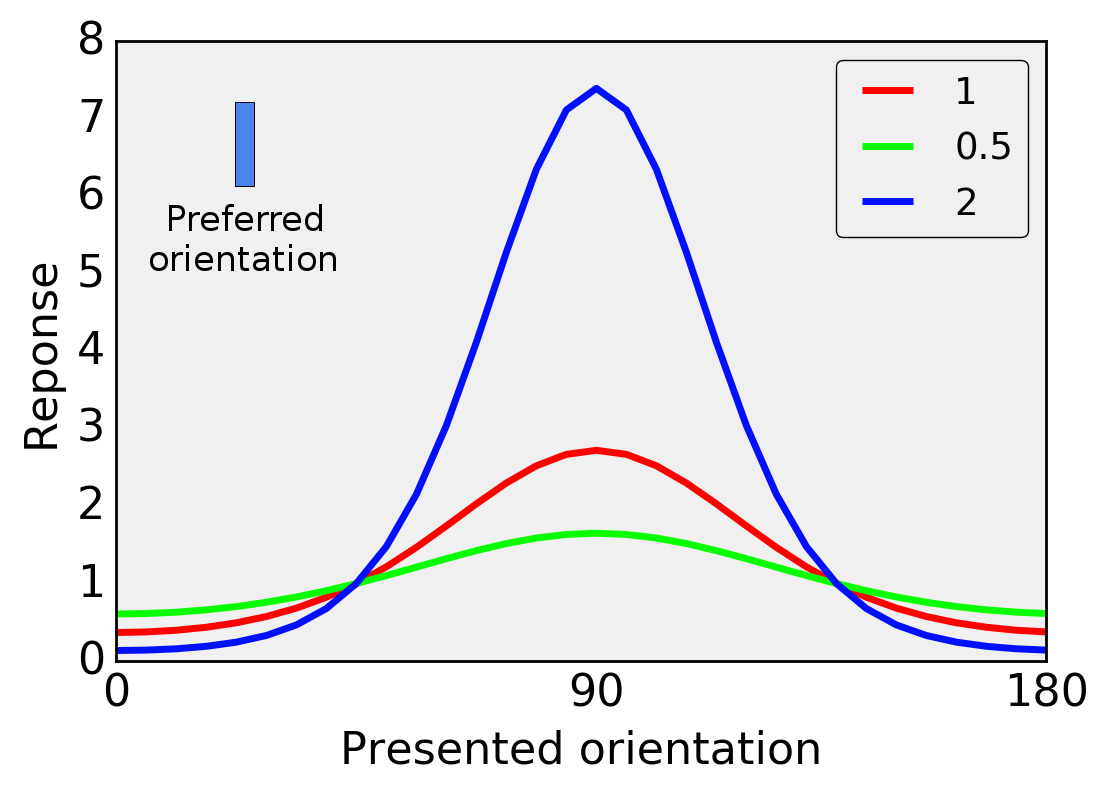
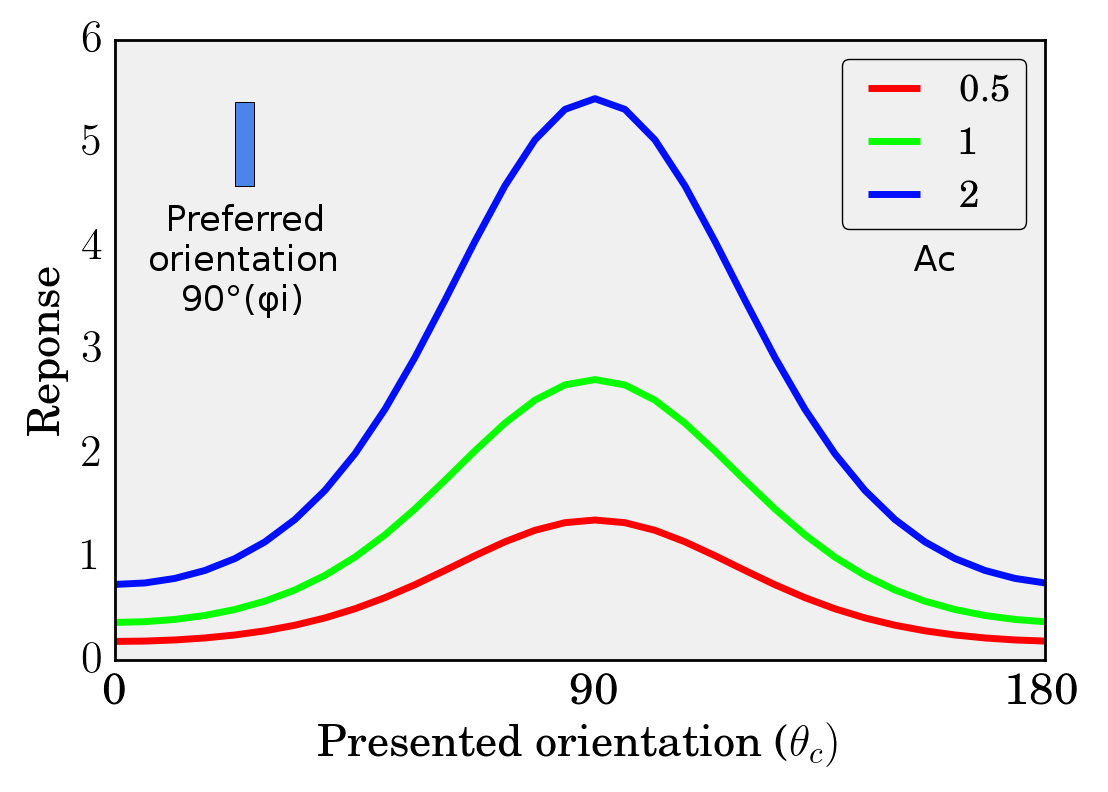
Two versions of the same layered image (1108px x 792px). Layer-by-layer changes:
painted on "Preferred ..." over [183, 284, 301, 318]
added layer "Ac" above "misesNumberA.png" over [914, 245, 954, 271]
showed "misesNumberA.png", painted on it over [24, 20, 1086, 767]
hid "misesNumberB.png", painted on it over [24, 20, 1086, 767]
showed "misesNumberNeurons.png", moved it above "misesNumberNeurons2.png", painted on it over [24, 20, 1086, 767]
showed "misesNumberNeurons2.png", painted on it over [24, 20, 1086, 767]
